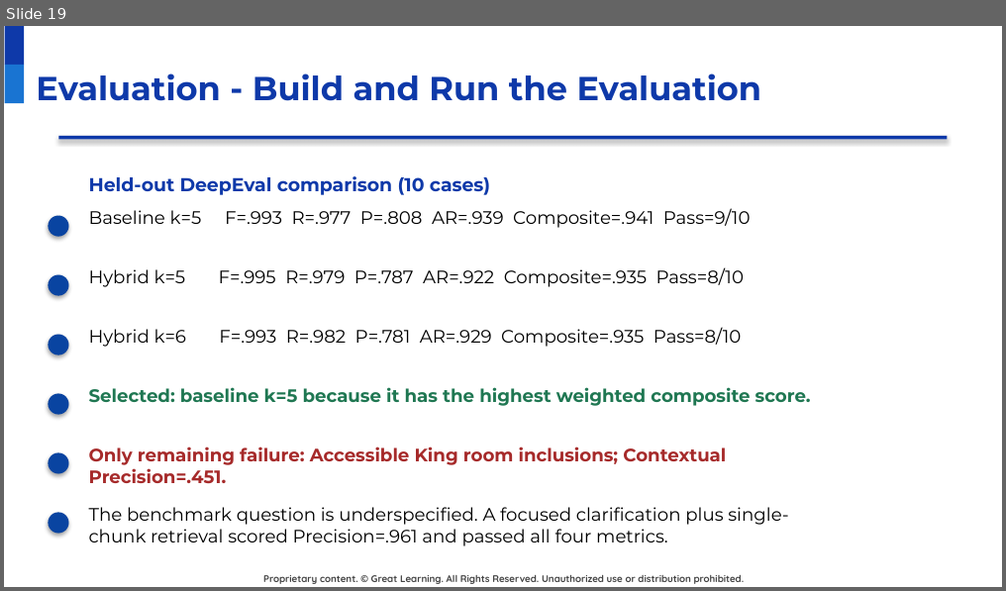
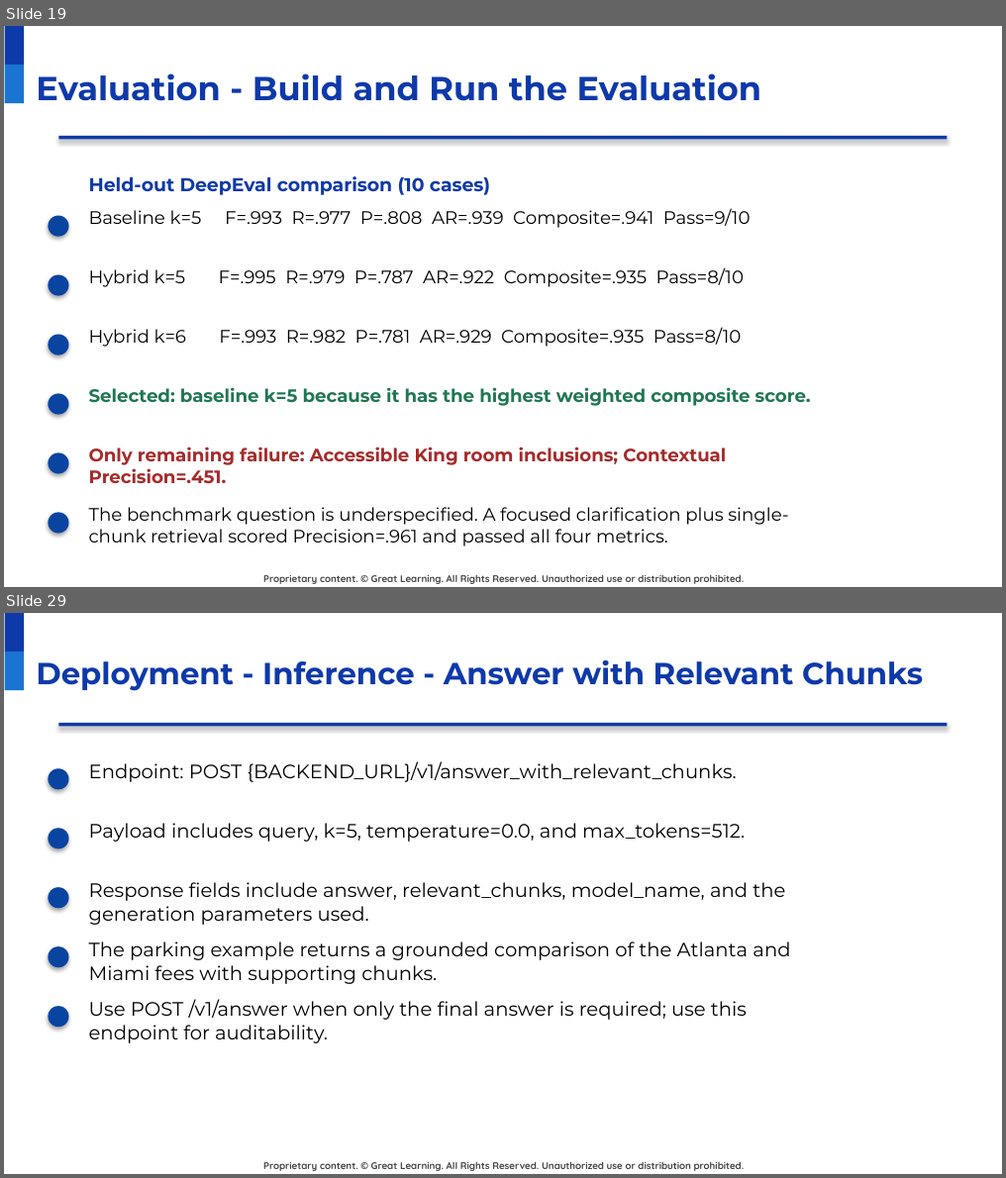
Before and after one commit to raovutukoor1/aurora-stay-qna, a slide deck: presentations/Aurora_Stays_RAG_Project_Presentation_Template_Style.pptx. Shown one above the other, each under a label of ours: slide 19 before the commit, slides 19 and 29 after it; the slides between them are not shown. The pictures are 1006x591 and 1006x1178 pixels, drawn with LibreOffice and Linux fonts; fonts in the diff are those of the drawing; background and template pictures are left out. Boxes give left, top, right and bottom in pixels: in the first picture for what was removed or moved away, otherwise in the second. Text is boxed around its words. In the diff, an @@ line names an element or a change of style, - is before the commit and + after.

Commit message:
Add deployment and inference slides to presentation

```diff
--- a/presentations/Aurora_Stays_RAG_Project_Presentation_Template_Style.pptx
+++ b/presentations/Aurora_Stays_RAG_Project_Presentation_Template_Style.pptx
@@ slide 29 added at [4,613,1002,1174], background #FFFFFF; not listed: 3 template elements that a slide beside it also shows @@
@@ title added at [36,660,923,691], 22 pt, text #0E39A9, bold @@
+Deployment - Inference - Answer with Relevant Chunks
@@ rectangle added at [58,723,947,727], fill #0E39A9 @@
@@ ellipse added at [48,768,69,789], fill #0944A1 @@
@@ text added at [89,761,737,782], 14 pt, text #000000 @@
+Endpoint: POST {BACKEND_URL}/v1/answer_with_relevant_chunks.
@@ ellipse added at [48,828,69,849], fill #0944A1 @@
@@ text added at [89,823,745,842], 14 pt, text #000000 @@
+Payload includes query, k=5, temperature=0.0, and max_tokens=512.
@@ ellipse added at [48,887,69,908], fill #0944A1 @@
@@ text added at [89,882,785,925], 14 pt, text #000000 @@
+Response fields include answer, relevant_chunks, model_name, and the generation parameters used.
@@ ellipse added at [48,948,69,968], fill #0944A1 @@
@@ text added at [89,942,790,984], 14 pt, text #000000 @@
+The parking example returns a grounded comparison of the Atlanta and Miami fees with supporting chunks.
@@ ellipse added at [48,1006,69,1027], fill #0944A1 @@
@@ text added at [89,999,746,1044], 14 pt, text #000000 @@
+Use POST /v1/answer when only the final answer is required; use this endpoint for auditability.
```
Also in this commit, not shown: 2 slides changed, 11 other slides added, 2 other files.
